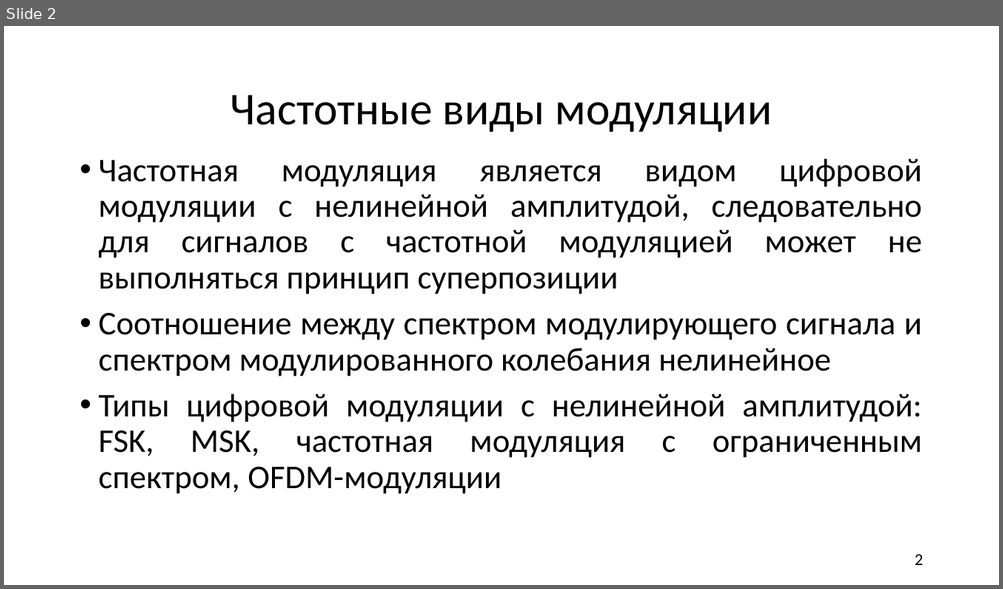
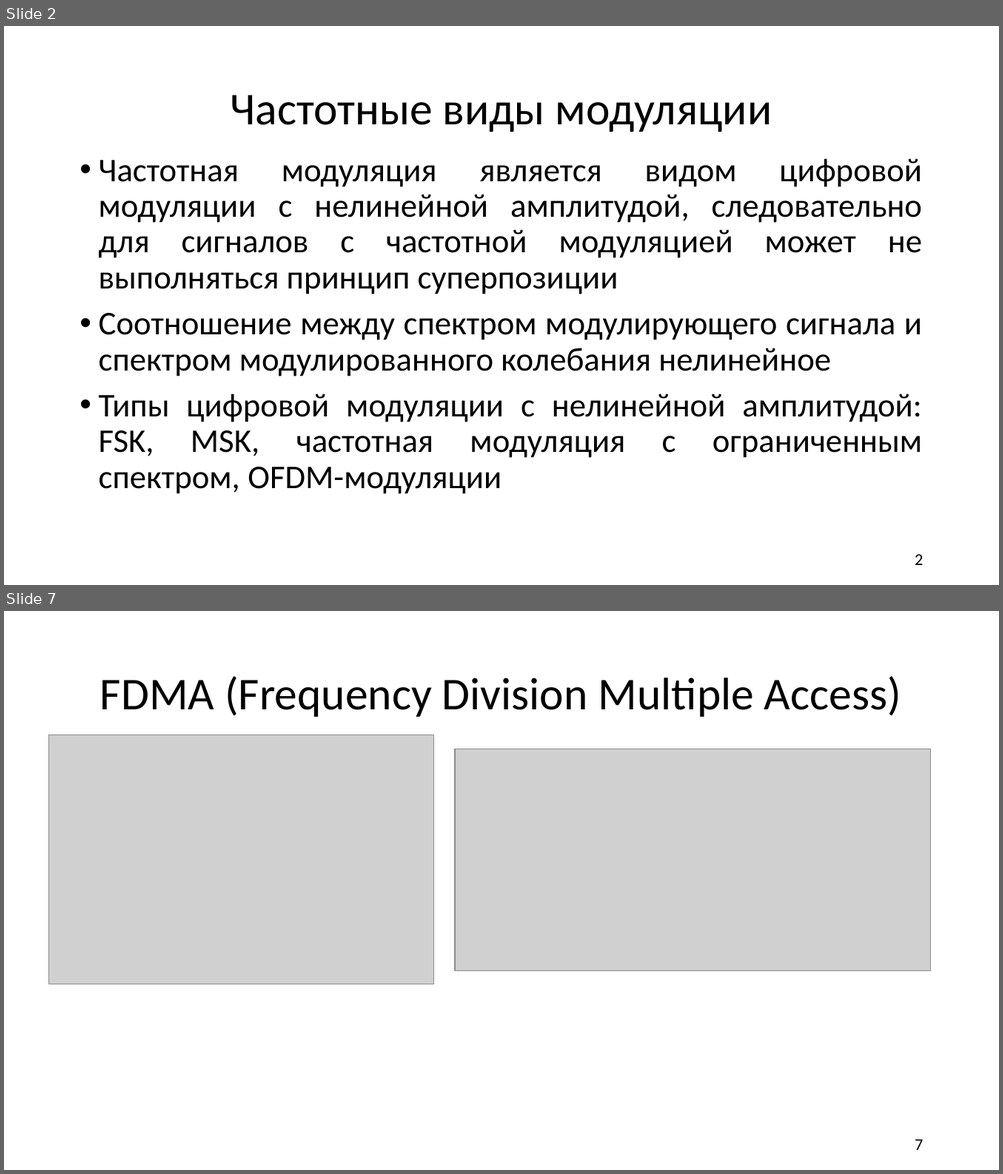
Before and after one commit to liveinscarlet/Study, a slide deck: Аверина/Нелинейная цифровая модуляция.pptx. Shown one above the other, each under a label of ours: slide 2 before the commit, slides 2 and 7 after it; the slides between them are not shown. The pictures are 1003x589 and 1003x1174 pixels, drawn with LibreOffice and Linux fonts; fonts in the diff are those of the drawing; grey boxes stand for pictures. Boxes give left, top, right and bottom in pixels: in the first picture for what was removed or moved away, otherwise in the second. Text is boxed around its words. In the diff, an @@ line names an element or a change of style, - is before the commit and + after.

```diff
--- a/Аверина/Нелинейная цифровая модуляция.pptx
+++ b/Аверина/Нелинейная цифровая модуляция.pptx
@@ slide 7 added at bbox=[4, 611, 999, 1170], background #FFFFFF @@
@@ title added at bbox=[100, 676, 901, 717], 44 pt, text #000000 @@
+FDMA (Frequency Division Multiple Access)
@@ picture added at bbox=[48, 735, 434, 984] @@
@@ picture added at bbox=[455, 749, 930, 971] @@
@@ page number added at bbox=[914, 1139, 922, 1150], 16 pt, text #000000 @@
+7
```
Also in this commit, not shown: 2 slides changed, 5 other slides added.
